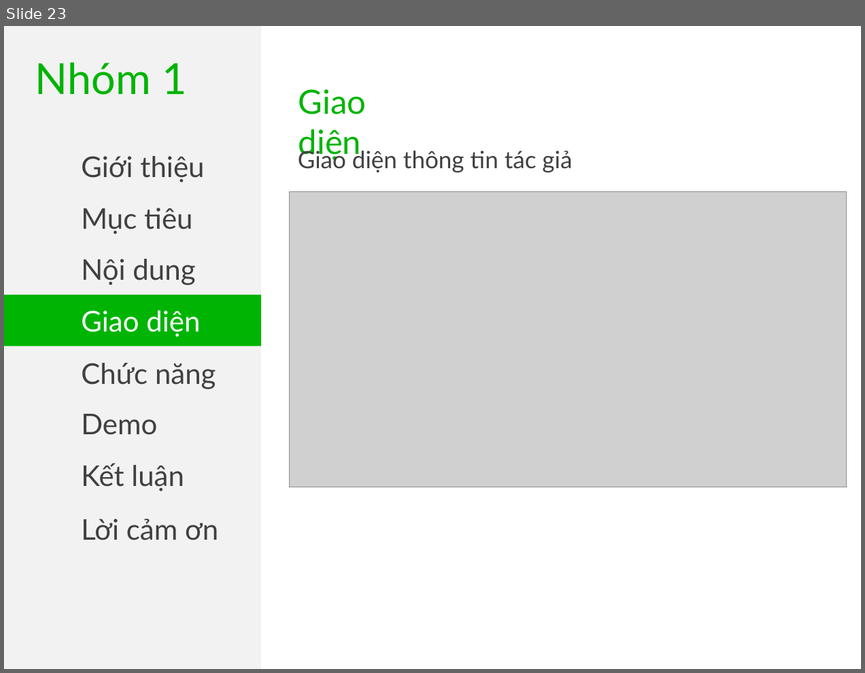
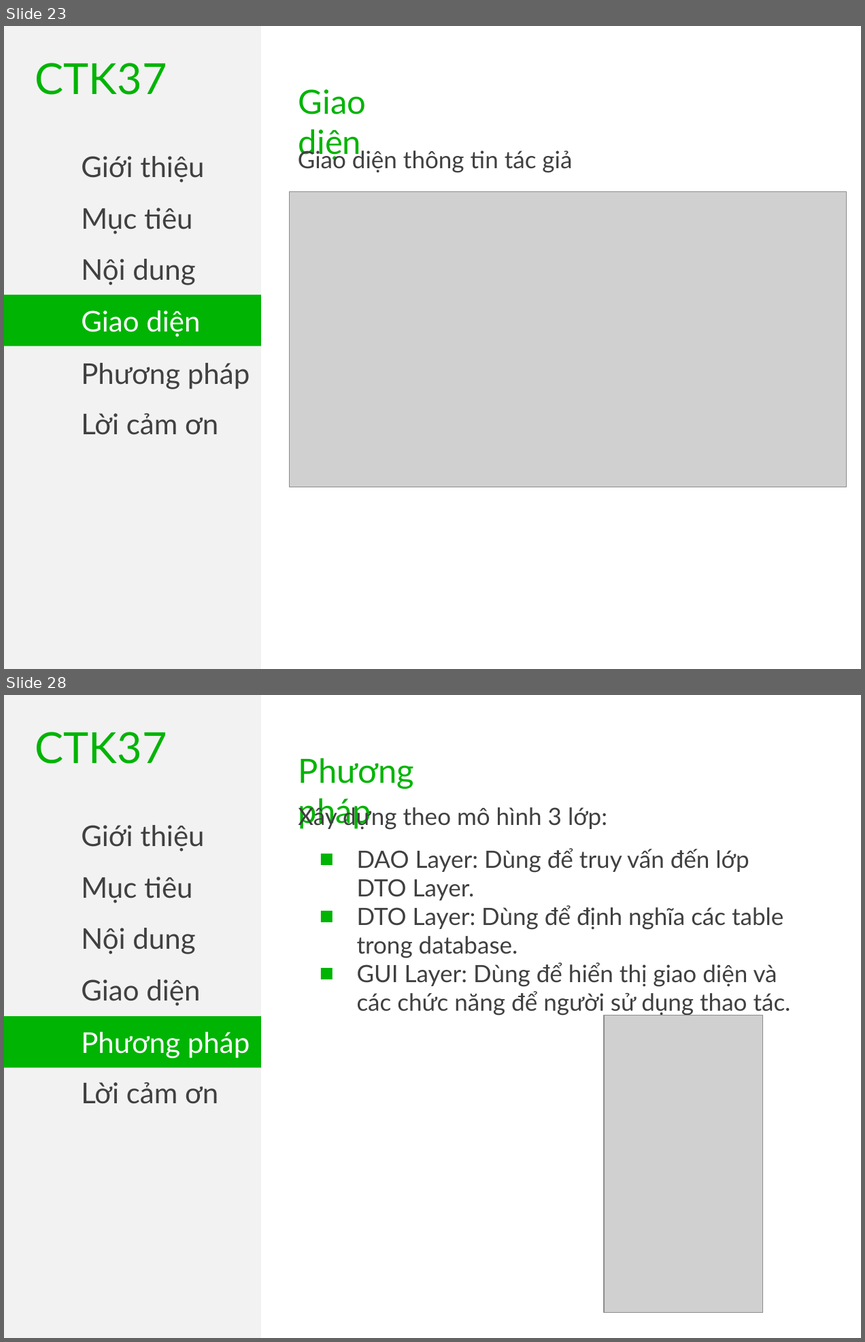
Before and after one commit to khanhvinhit/Do-An, a slide deck: THESIS/BaoCaov1.pptx. Shown one above the other, each under a label of ours: slide 23 before the commit, slides 23 and 28 after it; the slides between them are not shown. The pictures are 865x673 and 865x1342 pixels, drawn with LibreOffice and Linux fonts; fonts in the diff are those of the drawing; grey boxes stand for pictures. Boxes give left, top, right and bottom in pixels: in the first picture for what was removed or moved away, otherwise in the second. Text is boxed around its words. In the diff, an @@ line names an element or a change of style, - is before the commit and + after.

```diff
--- a/THESIS/BaoCaov1.pptx
+++ b/THESIS/BaoCaov1.pptx
@@ slide 28 added at [4,695,861,1338], background #FFFFFF @@
@@ rectangle added at [4,695,261,1338], fill #F2F2F2 @@
@@ text added at [35,732,167,764], 36 pt, text #00B404 @@
+CTK37
@@ text added at [298,758,414,830], 28 pt, text #00B404 @@
+Phương pháp
@@ text added at [298,804,791,1015], 20 pt, text #404040 @@
+Xây dựng theo mô hình 3 lớp:
+■ DAO Layer: Dùng để truy vấn đến lớp DTO Layer.
+■ DTO Layer: Dùng để định nghĩa các table trong database.
+■ GUI Layer: Dùng để hiển thị giao diện và các chức năng để người sử dụng thao tác.
@@ text added at [81,825,204,851], 24 pt, text #404040 @@
+Giới thiệu
@@ text added at [81,877,192,903], 24 pt, text #404040 @@
+Mục tiêu
@@ text added at [81,928,195,954], 24 pt, text #404040 @@
+Nội dung
@@ rectangle added at [4,963,261,1015], fill #F2F2F2, 24 pt, text #404040 @@
+Giao diện
@@ rectangle added at [4,1016,261,1068], fill #00B404, 24 pt, text #FFFFFF @@
+Phương pháp
@@ picture added at [604,1015,762,1312] @@
@@ rectangle added at [4,1066,261,1117], fill #F2F2F2, 24 pt, text #404040 @@
+Lời cảm ơn
@@ slide 23 changed as well @@
@@ text at [35,63,167,95]: text changed @@
-Nhóm 1
+CTK37
@@ text in rectangle at [81,363,249,389]: text changed @@
-Chức năng
+Phương pháp
@@ text at [81,413,218,435]: text changed @@
-Demo
+Lời cảm ơn
@@ text removed at [81,463,184,491] @@
-Kết luận
@@ text removed at [81,518,218,540] @@
-Lời cảm ơn
```
Also in this commit, not shown: 27 other slides changed, 3 slides removed, 1 other file.
